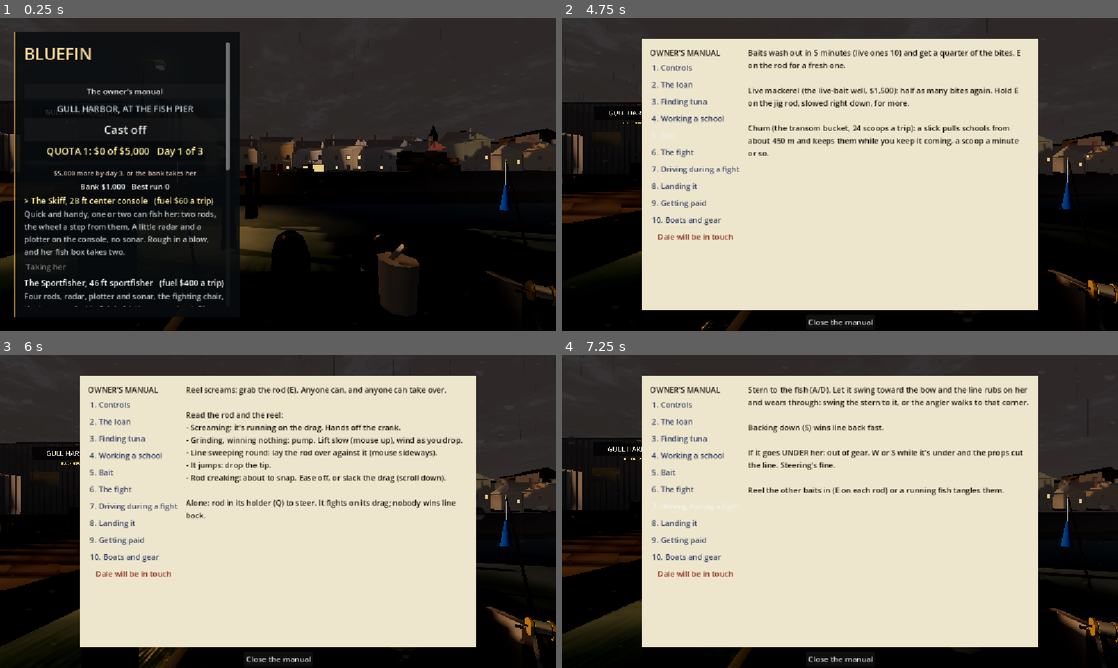
Above: before the commit, frames 1-4 (two rows, left to right).
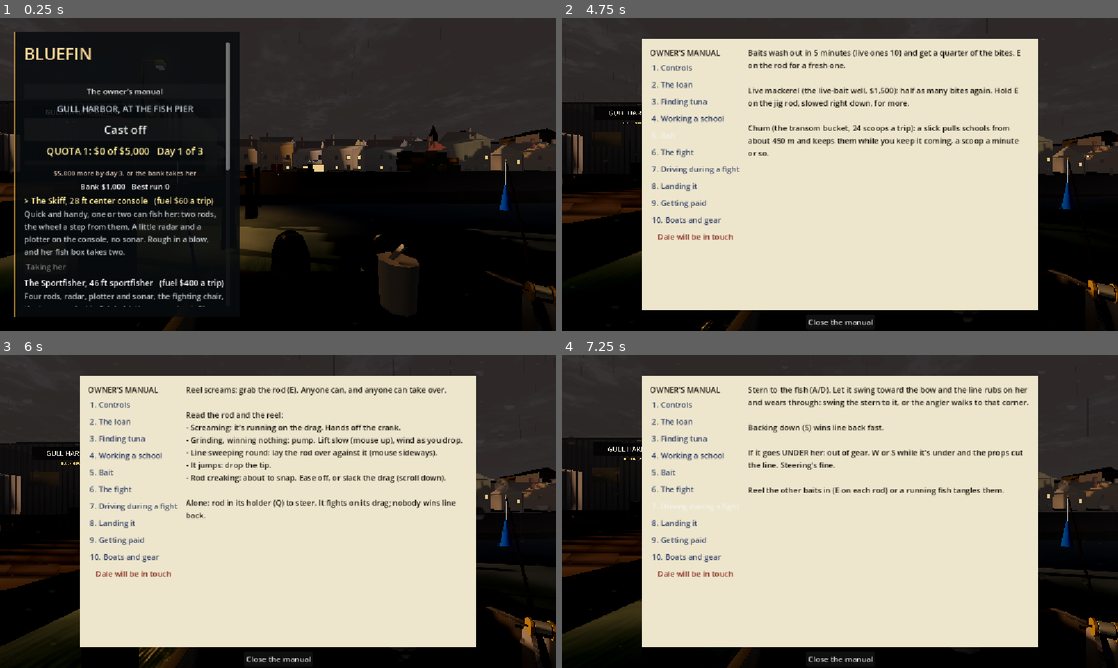
Above: after the commit, the same moments.

Repository: Kortev/Gull-Harbor
Game: Godot game, scene res://sea/sea.tscn
Two runs of this game, one before a commit and one after it. Both use one fixed random seed, a clock stepped at 60 frames per second and the inputs below.
Inputs (mouse positions are in pixels of both pictures, inside the frame that each line leads up to):
- Up to frame 1 (0.25 s): no input
- Up to frame 2 (4.75 s): click "The owner's manual" at 0.5 s; click "Dale's tips again" at 1.25 s; click "2. The loan" at 2 s; click "3. Finding tuna" at 2.75 s; click "4. Working a school" at 3.5 s; click "5. Bait" at 4.25 s
- Up to frame 3 (6 s): click "6. The fight" at 5 s; move the mouse to (400, 495) at 5.77 s; hold D (move_right) from 5.78 s (still down); hold Q (drop) from 5.78 s (still down); click (400, 495) at 5.92 s
- Up to frame 4 (7.25 s): tap Space (jump) at 6.02, 6.32 s; release D (move_right) at 6.5 s; release Q (drop) at 6.5 s; click "7. Driving during a fight" at 6.5 s

The runs differ from the first frame. In frame 1, less than 0.1% of the frame differs, in the area x 29-100%, y 38-100%; in frame 2, less than 0.1%; in frame 3, 0.4%, in the area x 29-100%, y 81-100%; in frame 4, 0.3%.

Commit message:
The skiff's radar and plotter flush in an electronics box built into her console
The screens stood on the console top like tablets, wider than it. Now her model has
an electronics box on the console, its whole width, its face raked back at the
skipper's eyes over the wheel: the radar and the chart plotter set side by side in
a dark panel in the gelcoat, a sun hood along its top. The Godot-built pod is gone.

Co-Authored-By: Claude Opus 5.5 <noreply@anthropic.com>

Diff:
--- a/boat/boat.gd
+++ b/boat/boat.gd
@@ -157,12 +157,6 @@
 	_radar = visual.get_node_or_null("radar") as Node3D
 	if _radar == null and spec.has("radar_bar"):
 		_radar = _radar_bar(visual, spec["radar_bar"])
-	var h0 := src.find_child("helm", true, false) as Node3D
-	var eye := (_src_transform(h0, src).origin if h0 else Vector3.ZERO) + Vector3(0.0, 1.62, 0.0)
-	if spec.has("pod"):
-		var pod := _pod(visual, spec["pod"][0], spec["pod"][1], eye)
-		for sc: Array in spec.get("screens", []):
-			_pod_screen(pod, str(sc[0]), sc[1], sc[2])
 	var col_mesh := src.find_child("collider", true, false) as MeshInstance3D
 	if col_mesh:
 		var shape := col_mesh.mesh.create_trimesh_shape()
@@ -230,112 +224,6 @@
 	src.free()
 
 
-## Her electronics, set into the console (boat/kinds.gd's pod: where its bottom edge sits on the console top, its size):
-## one wide bezel, its foot on the console top, tilted back to face the helmsman's eyes, low enough to look over; the
-## radar and the chart side by side in it (_pod_screen). The housing fills in behind and under it down to the console.
-func _pod(visual: Node3D, foot: Vector3, size: Vector2, eye: Vector3) -> Node3D:
-	var dark := StandardMaterial3D.new()
-	dark.albedo_color = Color(0.07, 0.075, 0.08)
-	dark.roughness = 0.5
-	# tilted back toward her eyes: its face's normal points at them, its foot on the console
-	var to_eye := (eye - foot).normalized()
-	var up_face := Vector3.UP - to_eye * Vector3.UP.dot(to_eye)
-	var unit := Node3D.new()
-	unit.name = "electronics"
-	var z := to_eye
-	var y := up_face.normalized()
-	var x := y.cross(z).normalized()
-	unit.transform = Transform3D(Basis(x, y, z), foot + y * size.y * 0.5)
-	visual.add_child(unit)
-	# the bezel round both screens
-	var bezel := MeshInstance3D.new()
-	var bb := BoxMesh.new()
-	bb.size = Vector3(size.x + 0.04, size.y + 0.04, 0.05)
-	bezel.mesh = bb
-	bezel.position = Vector3(0.0, 0.0, -0.03)
-	bezel.material_override = dark
-	unit.add_child(bezel)
-	# the housing behind it, sunk back and down into the console
-	var back := MeshInstance3D.new()
-	var kb := BoxMesh.new()
-	kb.size = Vector3(size.x + 0.02, size.y + 0.02, 0.22)
-	back.mesh = kb
-	back.position = Vector3(0.0, 0.0, -0.05 - 0.11)
-	back.material_override = dark
-	unit.add_child(back)
-	# a thin brow over the top edge against the glare
-	var brow := MeshInstance3D.new()
-	var wb := BoxMesh.new()
-	wb.size = Vector3(size.x + 0.04, 0.012, 0.06)
-	brow.mesh = wb
-	brow.position = Vector3(0.0, size.y * 0.5 + 0.025, 0.015)
-	brow.material_override = dark
-	unit.add_child(brow)
-	return unit
-
-
-## One screen in the pod: `what` ("radar_scope", "plotter") at `at` across its face (m from its middle), `size` m.
-func _pod_screen(pod: Node3D, what: String, at: Vector2, size: Vector2) -> void:
-	var face := MeshInstance3D.new()
-	var q := QuadMesh.new()
-	q.size = size
-	var m := StandardMaterial3D.new()
-	m.resource_name = what
-	m.albedo_color = Color(0.02, 0.03, 0.04)
-	q.material = m
-	face.mesh = q
-	face.position = Vector3(at.x, at.y, 0.0)
-	face.cast_shadow = GeometryInstance3D.SHADOW_CASTING_SETTING_OFF
-	pod.add_child(face)
-
-
-## A display on her dash (boat/kinds.gd's screens): a dark case on a bracket down to the dash, a hood over its top
-## against the glare, its face turned to the captain's eyes at the wheel. The face's material is named for the screen
-## (tuna/radar.gd and boat/plotter.gd look for it).
-func _screen(visual: Node3D, what: String, at: Vector3, size: Vector2, eye: Vector3) -> void:
-	var unit := Node3D.new()
-	unit.name = what + "_unit"
-	unit.transform = Transform3D(Basis.looking_at(at - eye, Vector3.UP), at)
-	visual.add_child(unit)
-	var case_mat := StandardMaterial3D.new()
-	case_mat.albedo_color = Color(0.07, 0.075, 0.08)
-	case_mat.roughness = 0.55
-	var case := MeshInstance3D.new()
-	var box := BoxMesh.new()
-	box.size = Vector3(size.x + 0.05, size.y + 0.05, 0.07)
-	case.mesh = box
-	case.position = Vector3(0.0, 0.0, -0.04)
-	case.material_override = case_mat
-	unit.add_child(case)
-	var hood := MeshInstance3D.new()
-	var hb := BoxMesh.new()
-	hb.size = Vector3(size.x + 0.05, 0.012, 0.09)
-	hood.mesh = hb
-	hood.position = Vector3(0.0, size.y * 0.5 + 0.025, 0.02)
-	hood.material_override = case_mat
-	unit.add_child(hood)
-	# the bracket: straight down from the case to the dash under it
-	var low := unit.transform * Vector3(0.0, -size.y * 0.5, -0.04)
-	var bracket := MeshInstance3D.new()
-	var bb := BoxMesh.new()
-	var drop := maxf(low.y - (at.y - size.y * 0.5 - 0.12), 0.05)
-	bb.size = Vector3(0.06, drop + 0.04, 0.05)
-	bracket.mesh = bb
-	bracket.material_override = case_mat
-	bracket.position = Vector3(low.x, low.y - drop * 0.5, low.z)
-	visual.add_child(bracket)
-	var face := MeshInstance3D.new()
-	var q := QuadMesh.new()
-	q.size = size
-	var m := StandardMaterial3D.new()
-	m.resource_name = what
-	m.albedo_color = Color(0.02, 0.03, 0.04)
-	q.material = m
-	face.mesh = q
-	face.cast_shadow = GeometryInstance3D.SHADOW_CASTING_SETTING_OFF
-	unit.add_child(face)
-
-
 ## The radar's bar on a little pedestal (a boat whose model hasn't one: the skiff's T-top).
 func _radar_bar(visual: Node3D, at: Vector3) -> Node3D:
 	var mat := StandardMaterial3D.new()
--- a/boat/kinds.gd
+++ b/boat/kinds.gd
@@ -27,10 +27,6 @@
 ##   box, box_size the fish box: the middle of its hatch in her sole, and how big it is (x across, z along)
 ##   chum          where the chum bucket stands (boat/chum.gd); jig: the holder the mackerel jig sits in (boat/jig.gd)
 ##   price         what she costs to buy at the dock; fuel: what a trip in her costs (taken from the sale)
-##   pod           her electronics set into the console: [where its foot sits on the console top, its size m]
-##   screens       the displays in it, each [its screen ("radar_scope": tuna/radar.gd, "plotter":
-##                 boat/plotter.gd), the middle of its face across the pod, its face's size (m)]: boat/boat.gd sets
-##                 them in the pod (the sportfisher's are her own panel's, in her model)
 ##   radar_bar     where her radar's spinning bar sits, if her model hasn't one (boat.gd builds it)
 
 const DEFAULT := "sportfisher"
@@ -59,9 +55,6 @@
 		"cabin_light": Vector3(0.0, 2.3, 0.4), "crown": Vector3(0.0, 2.75, 0.0),
 		"chum": Vector3(-0.25, 1.03, 3.92), "jig": 2,
 		"price": 0, "fuel": 60,
-		"screens": [["radar_scope", Vector2(-0.165, 0.0), Vector2(0.27, 0.22)],
-				["plotter", Vector2(0.165, 0.0), Vector2(0.31, 0.22)]],
-		"pod": [Vector3(0.0, 1.6, 0.12), Vector2(0.7, 0.28)],
 		"radar_bar": Vector3(0.0, 2.68, -0.3),
 	},
 	"sportfisher": {
Binary file changed: boat/skiff.glb
Not shown, changed: art/skiff.py
